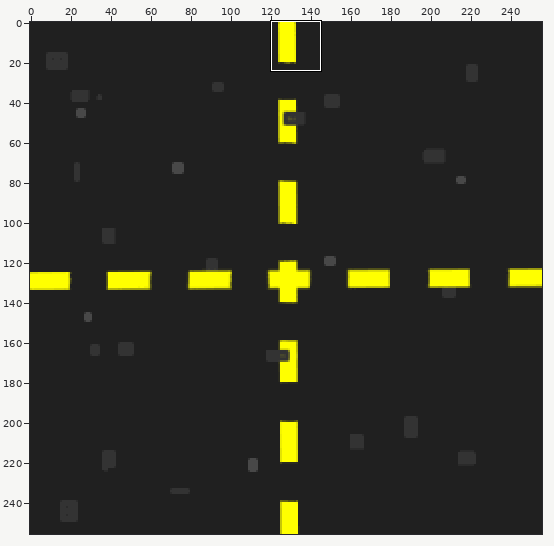
Two states of a sprite sheet, maps/tilesets/neighborhood/road_4way_intersection.png. The picture above shows the old version from afar; the outline marks the close-up.
Close-up. First the earlier version:
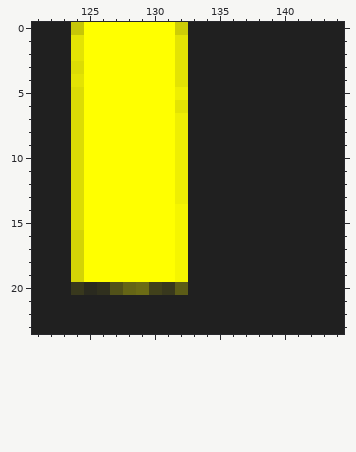
The file is 256x256 pixels. Colours within 5 levels of each other are drawn and written as one. Shown: x 121..144, y 0..23. The commit also changed other parts of the picture, which this record leaves out.
Now the later version:
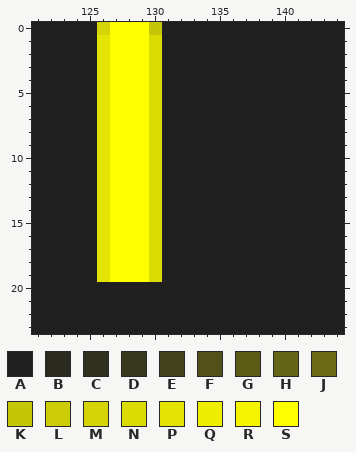
Palette (. is transparent): A #202020  B #2a2a1f  C #30301e  D #38381d  E #41411b  F #515119  G #5c5c17  H #656516  J #6b6b15  K #c6c608  L #cdcd07  M #d4d406  N #dcdc05  P #e3e304  Q #eeee03  R #f5f501  S #ffff00
The exact change:
y 0: x 124..126 KSS -> AAM; x 130..132 SSL -> KAA
y 1..2: x 124..126 PSS -> AAP; x 130..132 SSP -> NAA
y 3: x 124..126 NSS -> AAP; x 130..132 SSP -> NAA
y 4: x 124..126 PSS -> AAP; x 130..132 SSP -> NAA
y 5: x 124..126 NSS -> AAP; x 130..132 SSQ -> NAA
y 6: x 124..126 NSS -> AAP; x 130..132 SSP -> NAA
y 7..13: x 124..126 NSS -> AAP; x 130..132 SSQ -> NAA
y 14..15: x 124..126 NSS -> AAP; x 130..132 SSR -> NAA
y 16..19: x 124..126 MSS -> AAP; x 130..132 SSR -> NAA
y 20: x 124..132 DBCFHJEDG -> AAAAAAAAA
Changed places in both close-ups, as pixel boxes (x1, y1, x2, y2):
changed: (71, 22, 188, 295)
